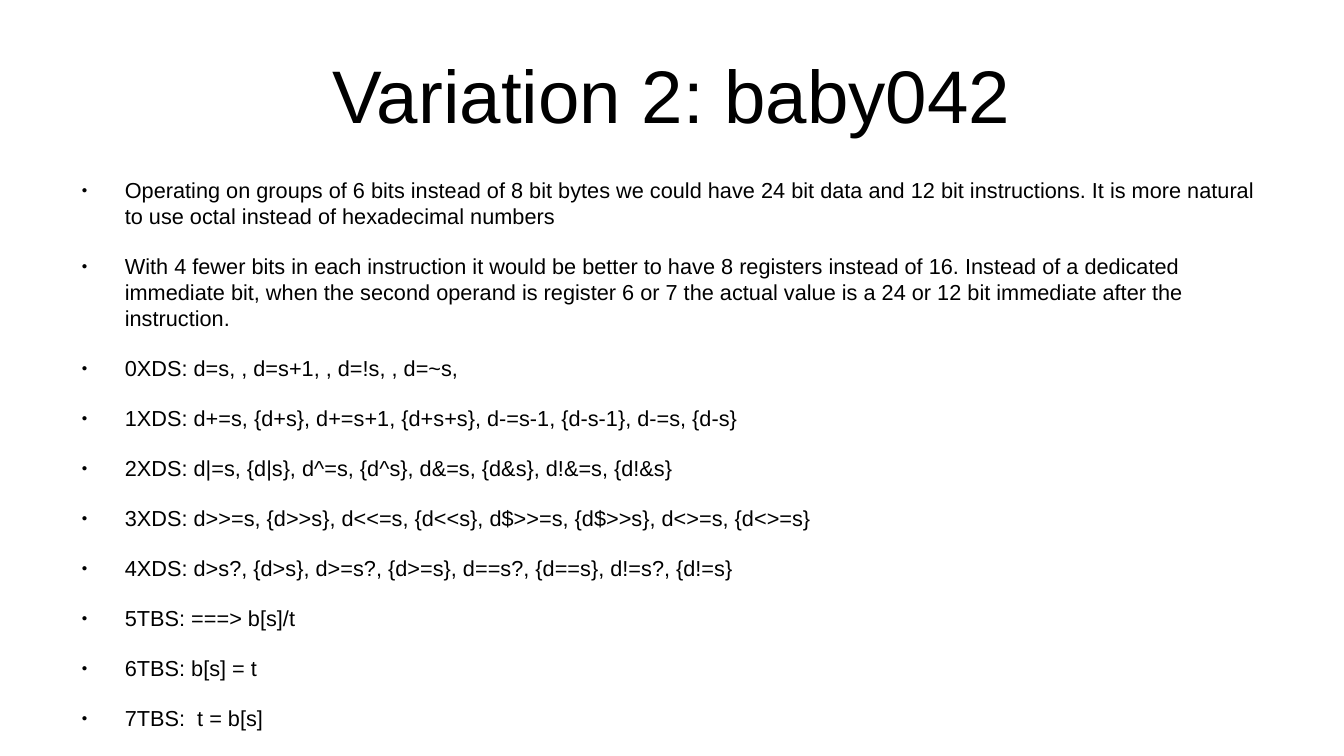
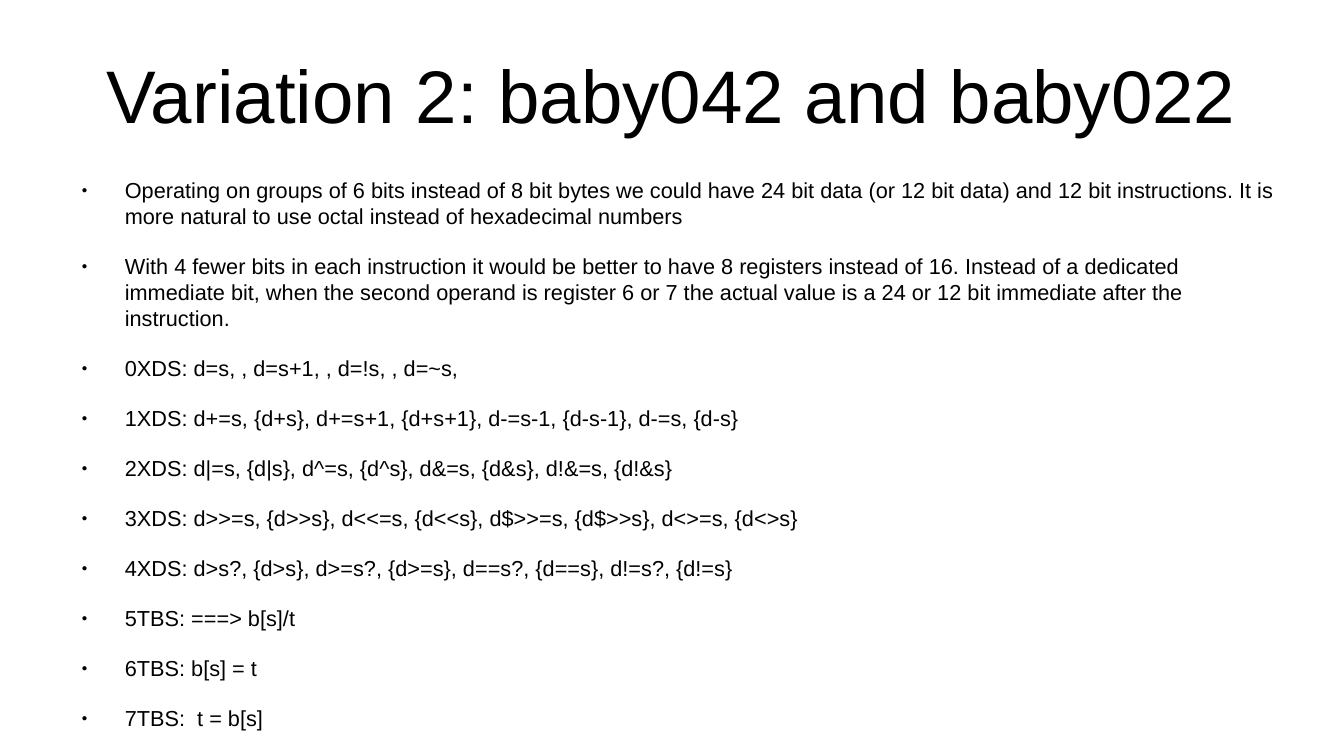
Before and after one commit to jeceljr/baby42, a slide deck: slide 43 of doc/baby42_slides.odp (slide 42 before the commit). Drawn at 1344x756 pixels with LibreOffice and Linux fonts; fonts in the diff are those of the drawing. Boxes give left, top, right and bottom in pixels: in the first picture for what was removed or moved away, otherwise in the second. Text is boxed around its words. In the diff, an @@ line names an element or a change of style, - is before the commit and + after.

Commit message:
copy changed made in Baby8 back here, add Baby022 12 bit version

```diff
--- a/doc/baby42_slides.odp
+++ b/doc/baby42_slides.odp
@@ title at bbox=[107, 69, 1236, 137]: text changed @@
-Variation 2: baby042
+Variation 2: baby042 and baby022
@@ text at bbox=[125, 182, 1273, 225]: text changed @@
-● Operating on groups of 6 bits instead of 8 bit bytes we could have 24 bit data and 12 bit instructions. It is more natural to use octal instead of hexadecimal numbers
+● Operating on groups of 6 bits instead of 8 bit bytes we could have 24 bit data (or 12 bit data) and 12 bit instructions. It is more natural to use octal instead of hexadecimal numbers
@@ text at bbox=[125, 410, 739, 431]: text changed @@
-● 1XDS: d+=s, {d+s}, d+=s+1, {d+s+s}, d-=s-1, {d-s-1}, d-=s, {d-s}
+● 1XDS: d+=s, {d+s}, d+=s+1, {d+s+1}, d-=s-1, {d-s-1}, d-=s, {d-s}
@@ text at bbox=[125, 510, 798, 531]: text changed @@
-● 3XDS: d>>=s, {d>>s}, d<<=s, {d<<s}, d$>>=s, {d$>>s}, d<>=s, {d<>=s}
+● 3XDS: d>>=s, {d>>s}, d<<=s, {d<<s}, d$>>=s, {d$>>s}, d<>=s, {d<>s}
```
Also in this commit, not shown: 19 other slides changed, 1 slide added, 1 other file.
